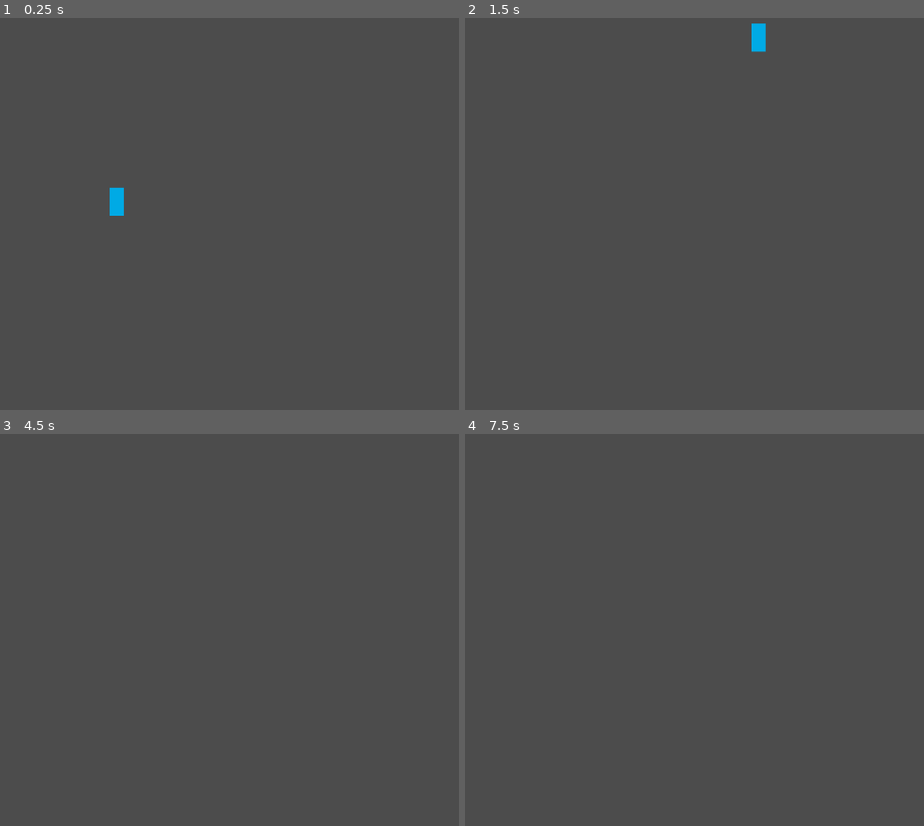
Above: before the commit, frames 1-4 (two rows, left to right).
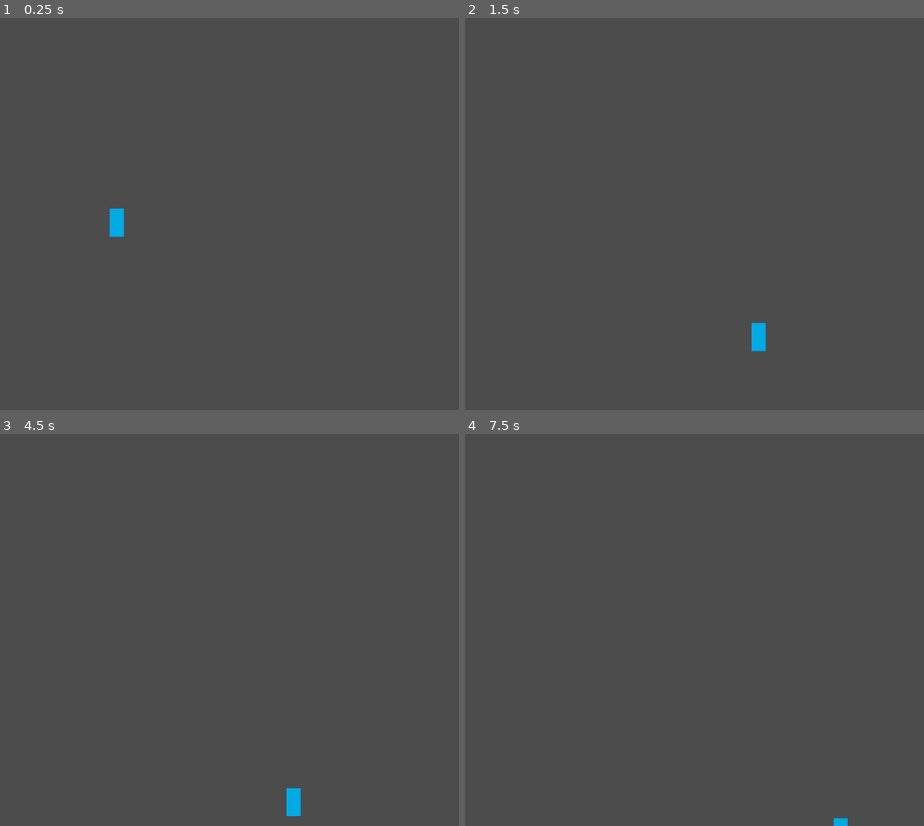
Above: after the commit, the same moments.

Repository: aynasg/Team3-Fall2023-GameCraftJam
Game: Godot game, scene res://Root.tscn
Two runs of this game, one before a commit and one after it. Both use one fixed random seed, a clock stepped at 60 frames per second and the inputs below.
Inputs:
- Up to frame 1 (0.25 s): no input
- Up to frame 2 (1.5 s): hold D (player_right) 0.53-1.28 s; tap W (player_jump) at 0.77 s; hold A (player_left) from 1.28 s (still down)
- Up to frame 3 (4.5 s): tap W (player_jump) at 1.52, 3.02, 3.77 s; release A (player_left) at 2.03 s; hold D (player_right) 2.03-3.53 s; tap Enter at 3.5 s; hold A (player_left) from 3.53 s (still down); tap Space at 4.25 s
- Up to frame 4 (7.5 s): tap W (player_jump) at 4.52, 6.02, 6.77 s; release A (player_left) at 5.78 s; hold D (player_right) from 5.78 s (still down); tap Enter at 6.5 s; tap Space at 7.25 s

The runs differ from the first frame. In frame 1, 0.3% of the frame differs, in the area x 23-28%, y 43-56%; in frame 2, 0.5%, in the area x 62-66%, y 1-86%; in frame 3, 0.2%; in frame 4, less than 0.1%.

Commit message:
Revert "Merge remote-tracking branch 'origin/main' into character-controller"
This reverts commit 53dcb26b89a3fea7dacb47125a76c7ffe84c2340.

Diff:
--- a/scripts/world.gd
+++ b/scripts/world.gd
@@ -2,5 +2,5 @@
 extends Reference
 
 # Since gravity on Earth is 9.8 mps, we set the game's gravity to it.
-# 2d games in Godot multiply this value by 10, hence 98
-const GRAVITY = 98
+# 2d games in Godot multiply this value by 100, hence 980
+const GRAVITY = 980
